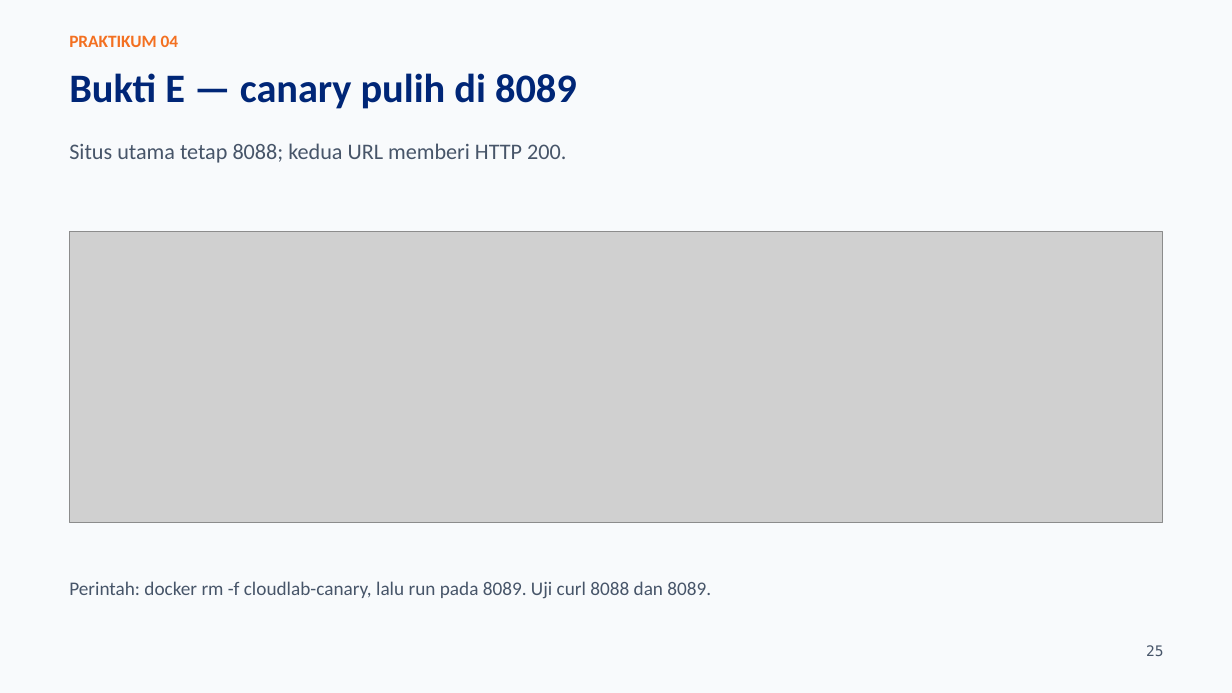
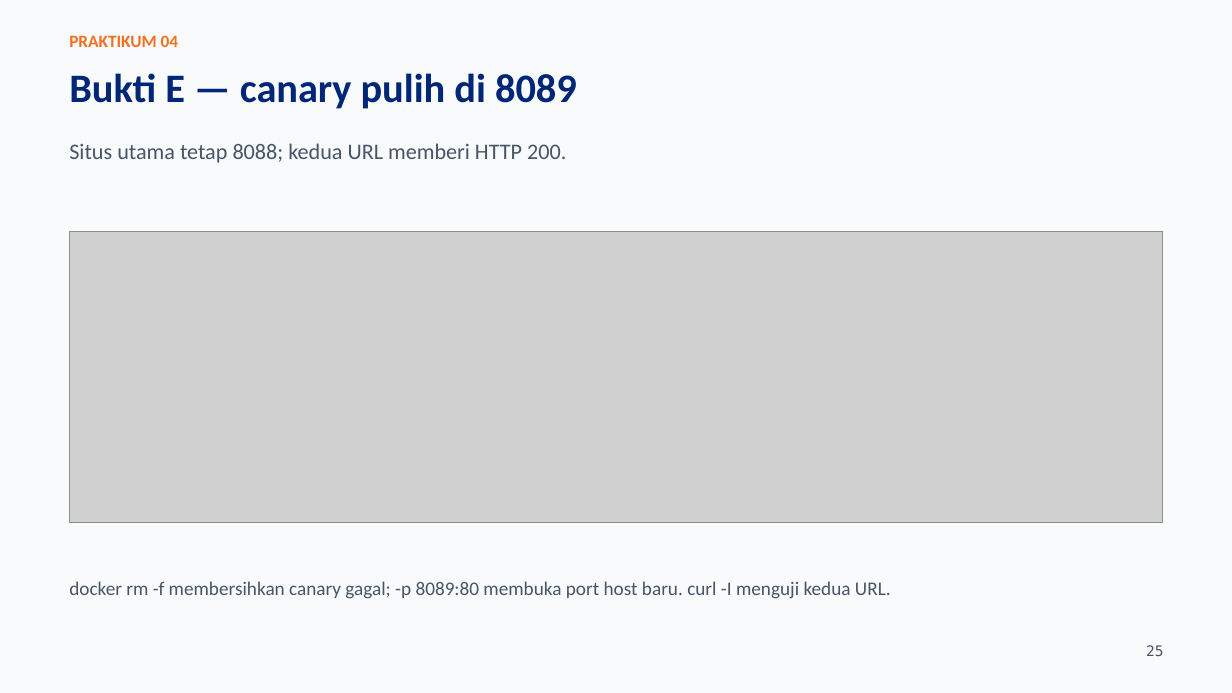
Before and after one commit to SeedFlora/meet4CloudService, a slide deck: slide 25 of slides/LAB04_Docker_Lifecycle_Praktikum.pptx. Drawn at 1232x693 pixels with LibreOffice and Linux fonts; fonts in the diff are those of the drawing; grey boxes stand for pictures. Boxes give left, top, right and bottom in pixels: in the first picture for what was removed or moved away, otherwise in the second. Text is boxed around its words. In the diff, an @@ line names an element or a change of style, - is before the commit and + after.

Commit message:
Explain Docker operations on Lab 04 evidence slides

```diff
--- a/slides/LAB04_Docker_Lifecycle_Praktikum.pptx
+++ b/slides/LAB04_Docker_Lifecycle_Praktikum.pptx
@@ text at box(69, 581, 891, 599): text changed @@
-Perintah: docker rm -f cloudlab-canary, lalu run pada 8089. Uji curl 8088 dan 8089.
+docker rm -f membersihkan canary gagal; -p 8089:80 membuka port host baru. curl -I menguji kedua URL.
```
Also in this commit, not shown: 7 other slides changed.
